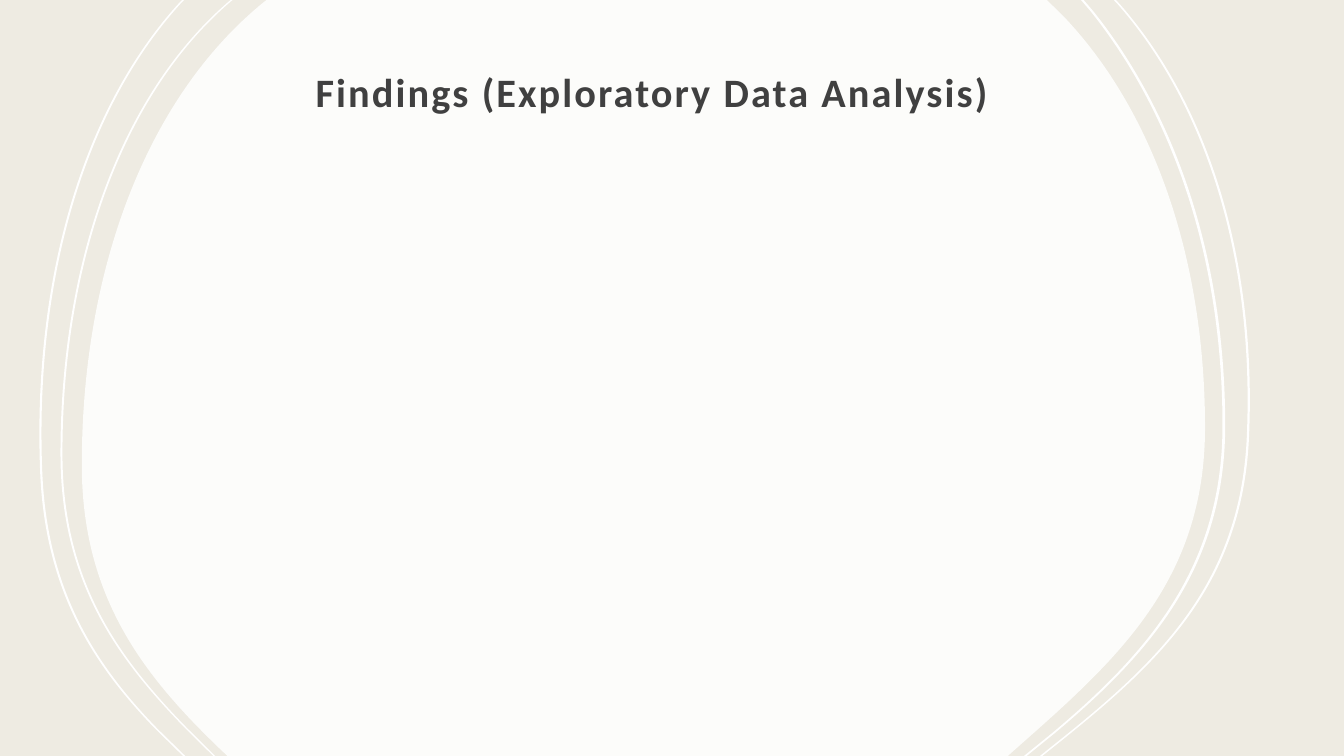
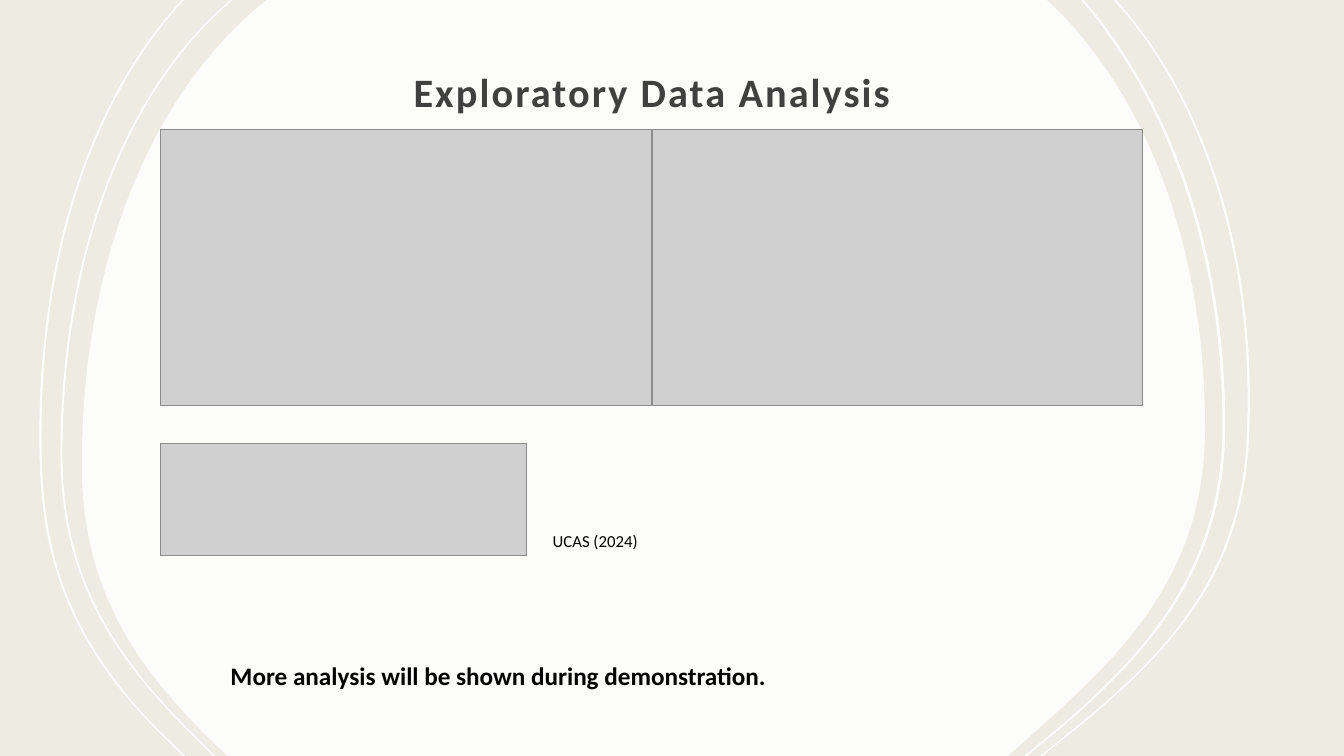
Before and after one commit to kene-onwumbiko/Masters_Final_Project, a slide deck: slide 6 of Chidera - MSc Applied Data Science - Project Presentation.pptx (slide 8 before the commit). Drawn at 1344x756 pixels with LibreOffice and Linux fonts; fonts in the diff are those of the drawing; grey boxes stand for pictures; background and template pictures are left out. Boxes give left, top, right and bottom in pixels: in the first picture for what was removed or moved away, otherwise in the second. Text is boxed around its words. In the diff, an @@ line names an element or a change of style, - is before the commit and + after.

```diff
--- a/Chidera - MSc Applied Data Science - Project Presentation.pptx
+++ b/Chidera - MSc Applied Data Science - Project Presentation.pptx
@@ title at box(414, 78, 890, 114): text changed @@
-Findings (Exploratory Data Analysis)
+Exploratory Data Analysis
@@ picture added at box(160, 129, 651, 405) @@
@@ picture added at box(652, 129, 1143, 405) @@
@@ picture added at box(160, 444, 526, 556) @@
@@ text added at box(553, 535, 637, 549), 12 pt, text #000000 @@
+UCAS (2024)
@@ text added at box(230, 667, 765, 690), 18 pt, text #000000, bold @@
+More analysis will be shown during demonstration.
```
Also in this commit, not shown: 4 other slides changed, 2 slides added, 7 slides removed.
